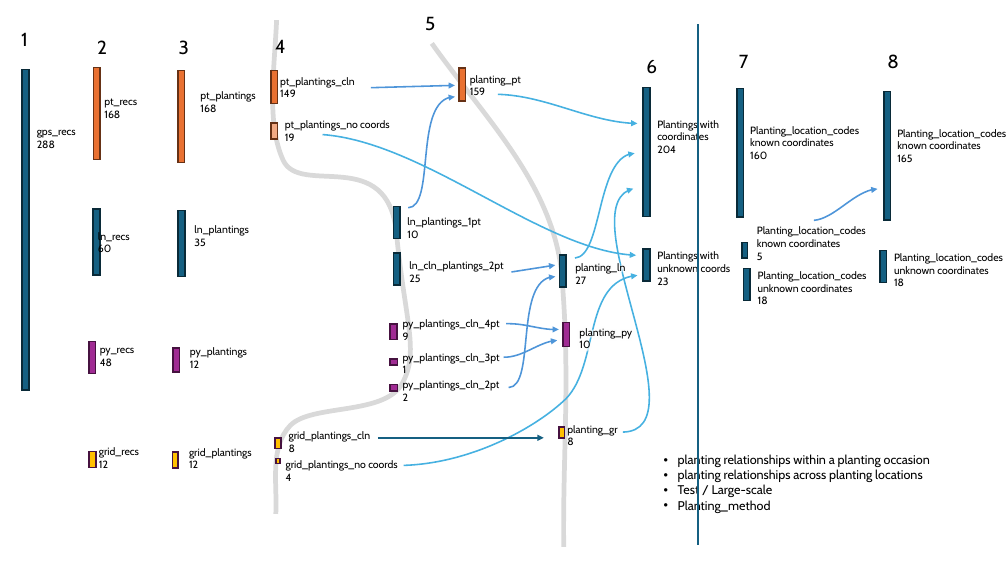
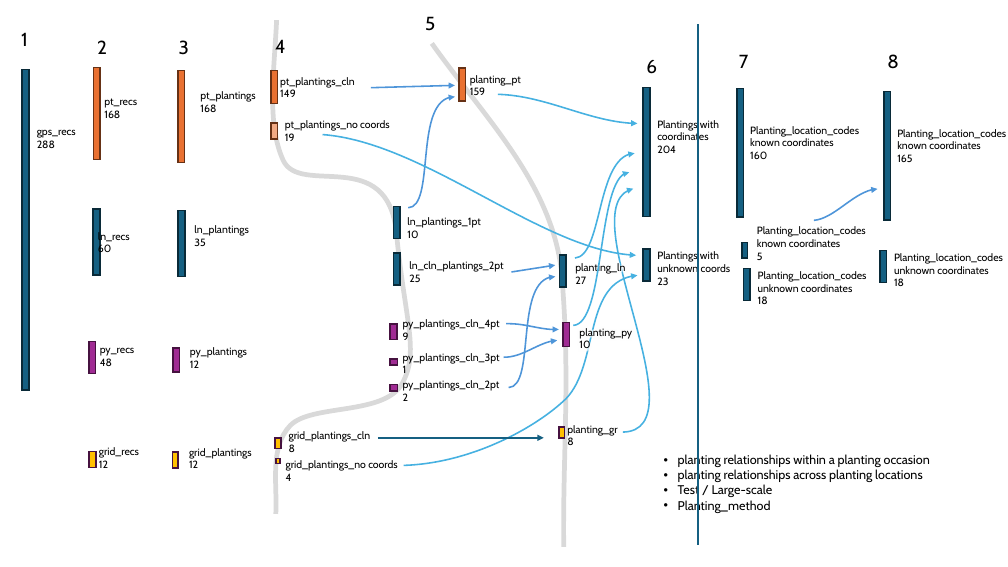
Before and after one commit to WA-Nearshore/seagrass-restoration-processing, a slide deck: slide 6 of docs/seagrass_restoration_storymap_notes.pptx. Drawn at 1008x567 pixels with LibreOffice and Linux fonts; fonts in the diff are those of the drawing. Boxes give left, top, right and bottom in pixels: in the first picture for what was removed or moved away, otherwise in the second. Text is boxed around its words. In the diff, an @@ line names an element or a change of style, - is before the commit and + after.

```diff
--- a/docs/seagrass_restoration_storymap_notes.pptx
+++ b/docs/seagrass_restoration_storymap_notes.pptx
@@ freeform shape added at [573,172,629,326], outline #46B1E1 1.5 pt @@
```
Also in this commit, not shown: 1 other slide changed, 1 slide added, 45 other files.
